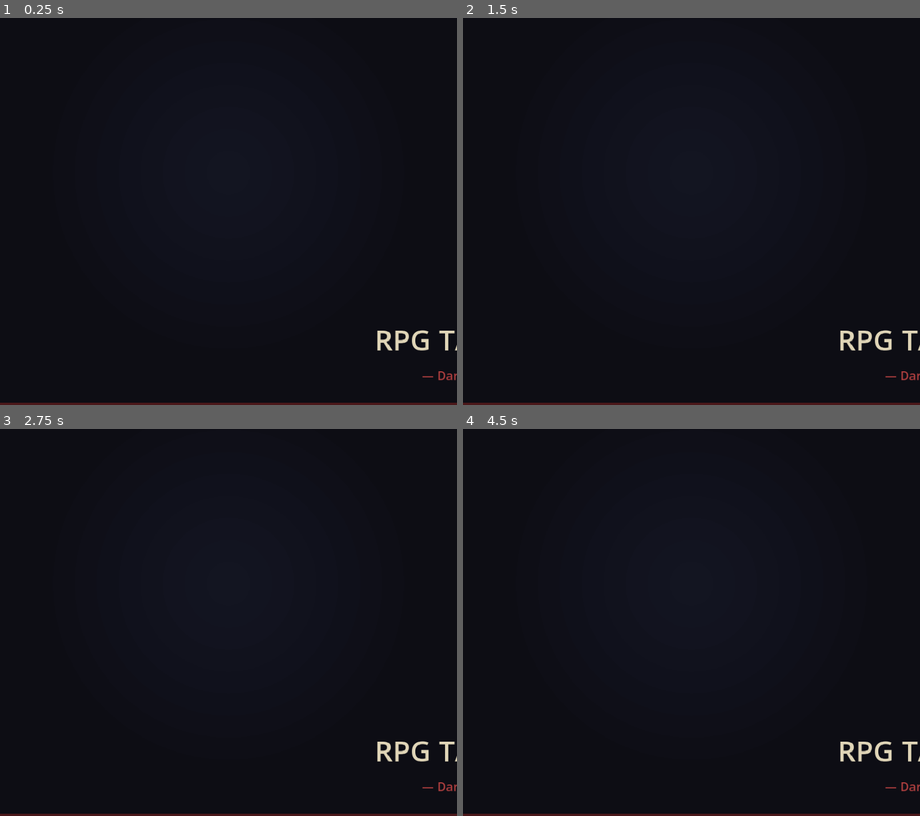
Above: before the commit, frames 1-4 (two rows, left to right).
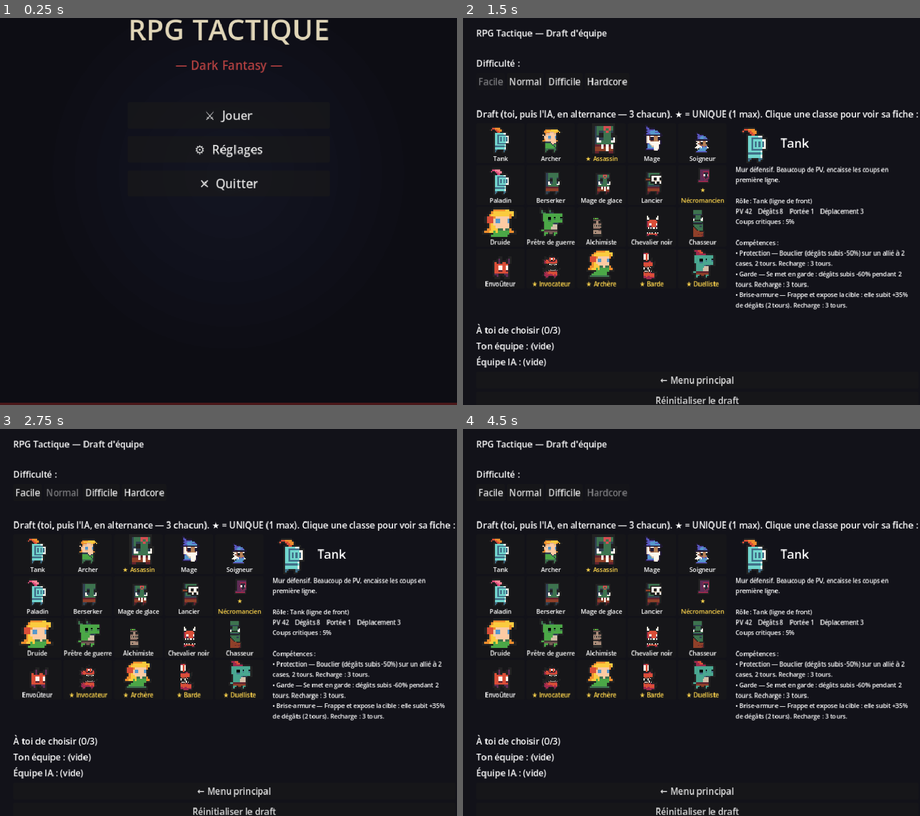
Above: after the commit, the same moments.

Repository: bodji27200-web/mon-jeux-video-
Game: Godot game, scene res://Title.tscn
Same seed, same stepped clock (60 frames per second), same inputs: the game is played once before the commit and once after it.
Inputs (mouse positions are in pixels of both pictures, inside the frame that each line leads up to):
- Up to frame 1 (0.25 s): no input
- Up to frame 2 (1.5 s): click (691, 114) at 0.5 s, where only the run after the commit has a clickable "⚔ Jouer"; click (490, 79) at 1.25 s, where only the run after the commit has a clickable "Facile"
- Up to frame 3 (2.75 s): click (63, 490) at 2 s, where only the run after the commit has a clickable "Normal"
- Up to frame 4 (4.5 s): click (563, 490) at 2.75 s, where only the run after the commit has a clickable "Difficile"; click (526, 490) at 3.5 s, where only the run after the commit has a clickable "Normal"; click (609, 490) at 4.25 s, where only the run after the commit has a clickable "Hardcore"

The runs differ from the first frame. In frame 1, 2.1% of the frame differs, in the area x 28-100%, y 0-94%; in frame 2, 10%, in the area x 0-100%, y 2-100%; in frame 3, 10%; in frame 4, 10%.

Commit message:
Fix écran-titre : centrage par ancres (boutons hors écran en fenêtre maximisée)

Diff:
--- a/Title.gd
+++ b/Title.gd
@@ -30,12 +30,20 @@
 
 
 func _build_menu() -> void:
+	# Ancres centrées (et non une position absolue calculée sur `size`, qui n'est
+	# pas fiable au _ready quand la fenêtre démarre maximisée) : le moteur de
+	# layout recentre automatiquement, quelle que soit la résolution.
 	var center := VBoxContainer.new()
-	center.set_anchors_preset(Control.PRESET_CENTER)
+	center.anchor_left = 0.5
+	center.anchor_right = 0.5
+	center.anchor_top = 0.22
+	center.anchor_bottom = 0.22
+	center.offset_left = -160.0
+	center.offset_right = 160.0
+	center.grow_horizontal = Control.GROW_DIRECTION_BOTH
+	center.grow_vertical = Control.GROW_DIRECTION_BOTH
 	center.alignment = BoxContainer.ALIGNMENT_CENTER
 	center.add_theme_constant_override("separation", 14)
-	center.position = Vector2(size.x * 0.5 - 150, size.y * 0.28)
-	center.custom_minimum_size = Vector2(300, 0)
 	add_child(center)
 
 	var title := Label.new()
@@ -76,9 +84,13 @@
 # --- Panneau de réglages (superposition, caché par défaut) ---
 func _build_settings() -> void:
 	_settings_panel = PanelContainer.new()
-	_settings_panel.set_anchors_preset(Control.PRESET_CENTER)
+	_settings_panel.anchor_left = 0.5
+	_settings_panel.anchor_right = 0.5
+	_settings_panel.anchor_top = 0.5
+	_settings_panel.anchor_bottom = 0.5
+	_settings_panel.grow_horizontal = Control.GROW_DIRECTION_BOTH
+	_settings_panel.grow_vertical = Control.GROW_DIRECTION_BOTH
 	_settings_panel.custom_minimum_size = Vector2(420, 0)
-	_settings_panel.position = Vector2(size.x * 0.5 - 210, size.y * 0.30)
 	_settings_panel.visible = false
 	add_child(_settings_panel)
 
